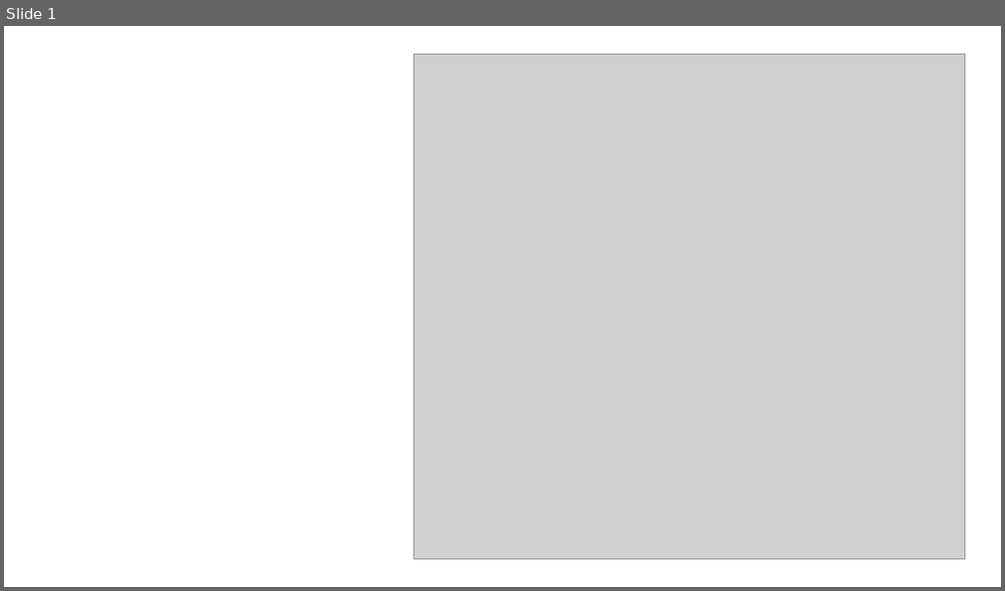
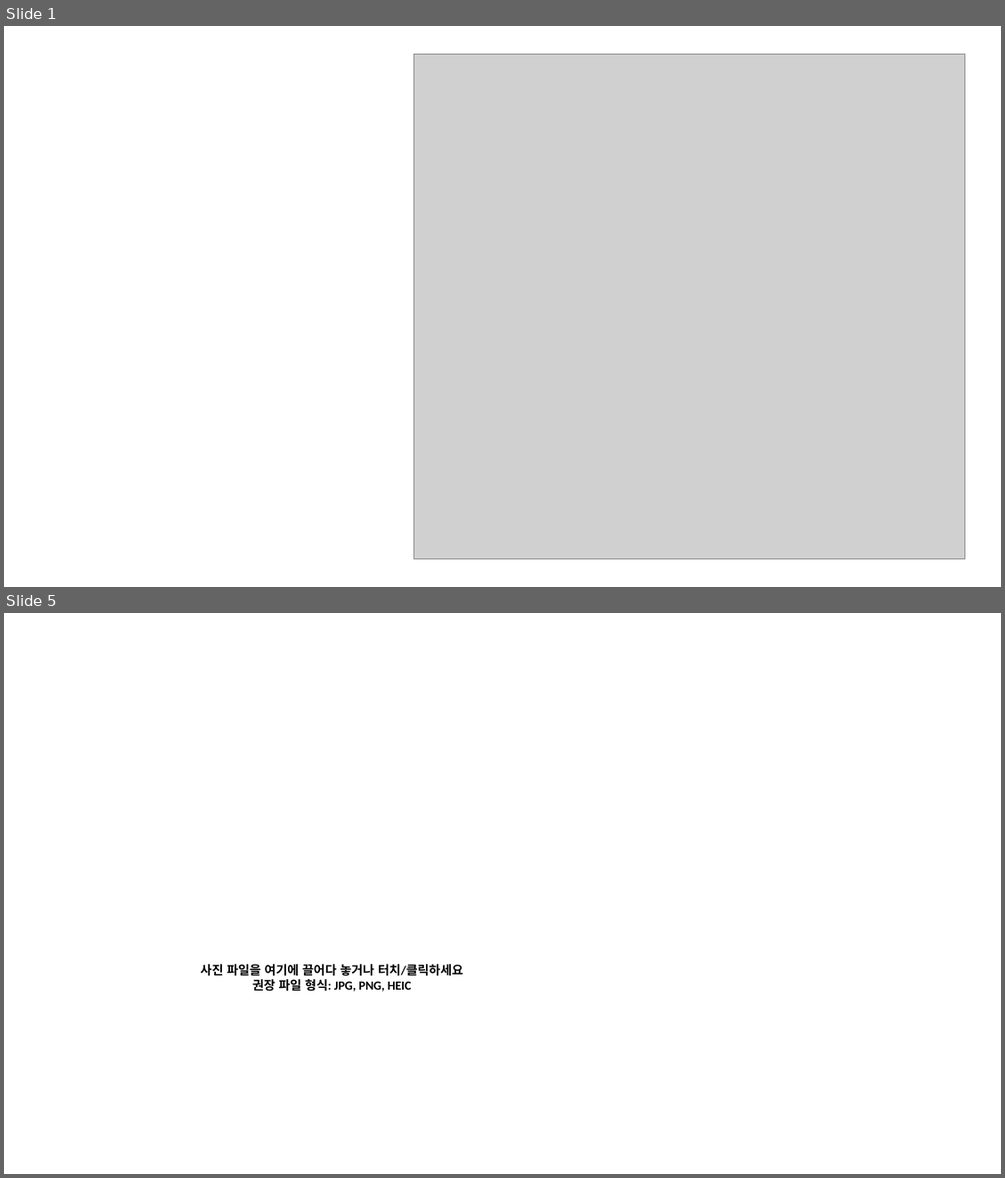
Before and after one commit to freeeuny-cmyk/-, a slide deck: 숏폼 스튜디어(기획교육과_이동은).pptx. Shown one above the other, each under a label of ours: slide 1 before the commit, slides 1 and 5 after it; the slides between them are not shown. The pictures are 1005x591 and 1005x1178 pixels, drawn with LibreOffice and Linux fonts; fonts in the diff are those of the drawing; grey boxes stand for pictures; background and template pictures are left out. Boxes give left, top, right and bottom in pixels: in the first picture for what was removed or moved away, otherwise in the second. Text is boxed around its words. In the diff, an @@ line names an element or a change of style, - is before the commit and + after.

```diff
--- a/숏폼 스튜디어(기획교육과_이동은).pptx
+++ b/숏폼 스튜디어(기획교육과_이동은).pptx
@@ slide 5 added at [4, 613, 1001, 1174], background picture (left out) @@
@@ rectangle added at [185, 949, 479, 1005], fill #FFFFFF, outline #FFFFFF 2 pt, 16 pt, text #000000, bold @@
+사진 파일을 여기에 끌어다 놓거나 터치/클릭하세요
+권장 파일 형식: JPG, PNG, HEIC
```
Also in this commit, not shown: 1 slide changed, 2 other slides added, 3 slides removed, 2 other files.
